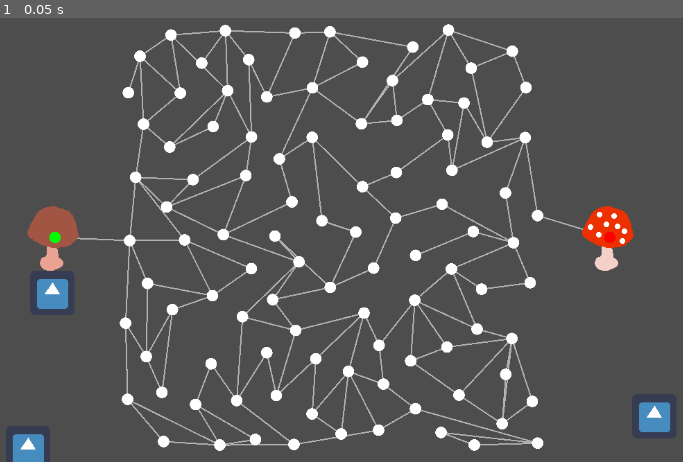
Above: before the commit, frame 1.
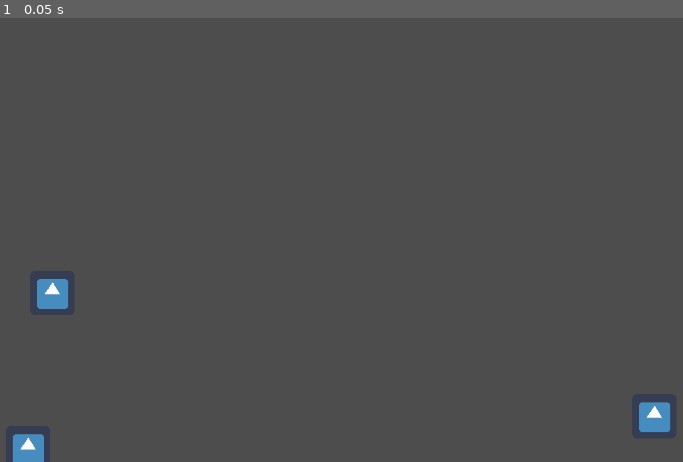
Above: after the commit, the same moment.

Repository: johan1954/fgj-2023-fivers
Game: Godot game, scene res://kohtaus.tscn
Two runs of this game, one before a commit and one after it. Both use one fixed random seed, a clock stepped at 60 frames per second and the inputs below. The engine's default icon, where the game draws it, is replaced by a stand-in: a white triangle on a blue panel in a dark square.
Inputs:
- Up to frame 1 (0.05 s): no input

The runs differ from the first frame. In frame 1, 9.1% of the frame differs, in the area x 3-93%, y 1-98%.

Commit message:
Game Engine

Diff:
--- /dev/null
+++ b/Src/GameEngine.gd
@@ -0,0 +1,14 @@
+extends Node
+
+var map_generator : MapGenerator
+
+const CAPTURE_THRESHOLD = 20
+
+var player_growth_speed = 10
+var enemy_growth_speed = -5
+
+
+
+func _ready():
+	map_generator = MapGenerator.new()
+	map_generator.generate_map()
--- a/Src/Map/Generator/MapGenerator.gd
+++ b/Src/Map/Generator/MapGenerator.gd
@@ -1,4 +1,6 @@
 extends Node
+
+class_name MapGenerator
 
 const DESIRED_NODE_COUNT = 100
 const MIN_X = -300
@@ -11,8 +13,6 @@
 const MAX_NODE_LOOKUP = 10
 
 var rng = RandomNumberGenerator.new()
-func _ready():
-	generate_map()
 
 func generate_map() -> MapState:
 	var map_state = MapState.new()
